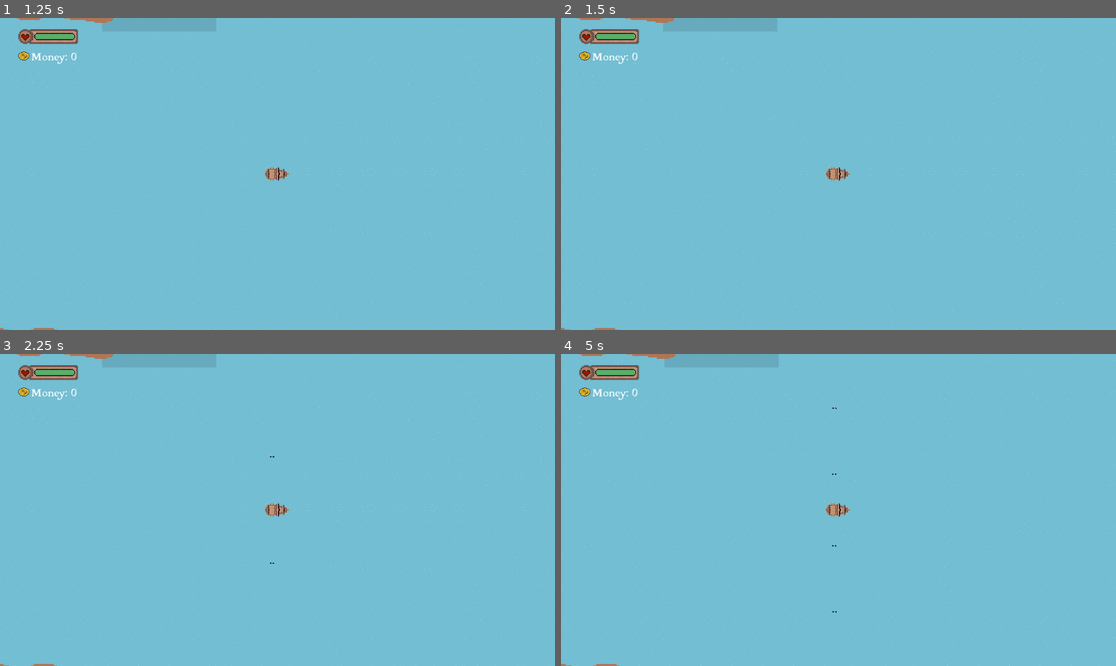
Above: before the commit, frames 1-4 (two rows, left to right).
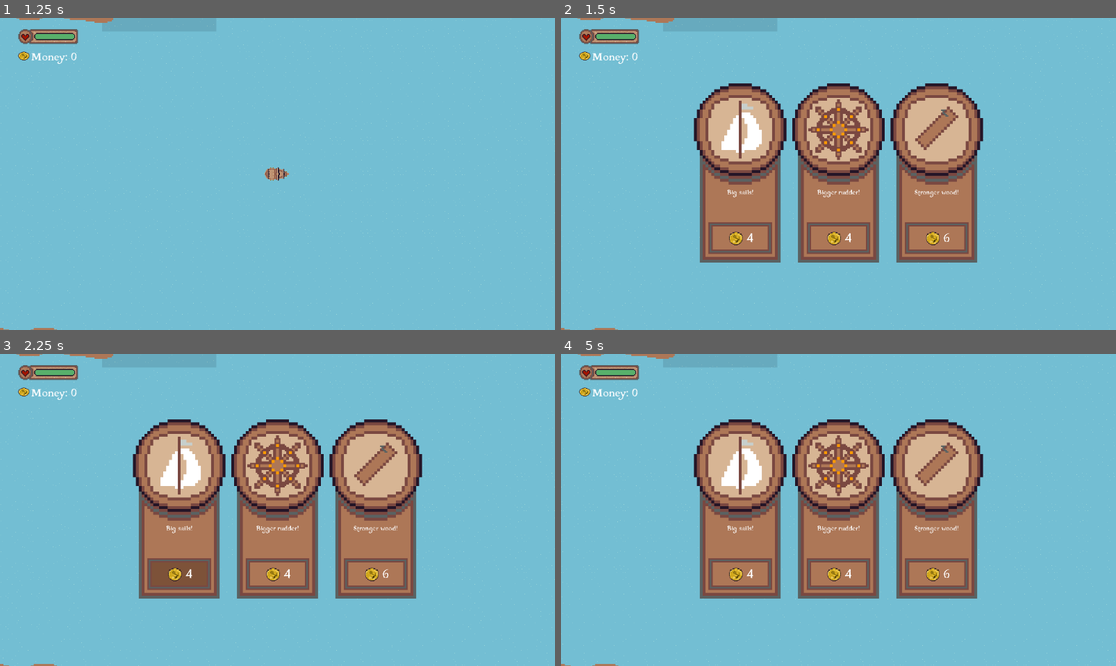
Above: after the commit, the same moments.

Repository: NotAhDog/Pirasea
Game: Godot game, scene res://Scenes/Menu.tscn
Same seed, same stepped clock (60 frames per second), same inputs: the game is played once before the commit and once after it.
Inputs (mouse positions are in pixels of both pictures, inside the frame that each line leads up to):
- Up to frame 1 (1.25 s): click "PLAY" at 0.5 s
- Up to frame 2 (1.5 s): tap Enter at 1.25 s; hold D (right) from 1.28 s (still down); hold E (shop) from 1.28 s (still down)
- Up to frame 3 (2.25 s): release D (right) at 2 s; release E (shop) at 2 s; click (177, 575) at 2.02 s
- Up to frame 4 (5 s): click (838, 575) at 2.77 s; click (938, 575) at 3.52 s; tap Space at 4.25 s; hold S (backwards) from 4.28 s (still down); tap W (foward) at 4.35 s; tap E (shop) at 4.52, 4.55, 4.82 s

Frame 1 is identical in both runs. In frame 2, 25% of the frame differs, in the area x 23-77%, y 20-79%; in frame 3, 25%; in frame 4, 25%, in the area x 0-100%, y 0-100%.

Commit message:
Start of bomber ship
Needs explosion

Diff:
--- /dev/null
+++ b/Pirasea/Scenes/bomber.tscn
@@ -0,0 +1,43 @@
+[gd_scene load_steps=3 format=3 uid="uid://2rgts6dp4gbv"]
+
+[ext_resource type="Script" path="res://Scripts/enemygalleon.gd" id="1_8tmu1"]
+[ext_resource type="Texture2D" uid="uid://dn3xx8nvm6de3" path="res://Art/Sloop Navy.png" id="2_5sgf3"]
+
+[node name="Enemy" type="CharacterBody2D"]
+script = ExtResource("1_8tmu1")
+
+[node name="Sprite2D" type="Sprite2D" parent="."]
+rotation = 1.5708
+scale = Vector2(1.25, 1.25)
+texture = ExtResource("2_5sgf3")
+
+[node name="CollisionPolygon2D" type="CollisionPolygon2D" parent="."]
+position = Vector2(-4, 0)
+scale = Vector2(0.7, 0.7)
+polygon = PackedVector2Array(-19, -23, 3, -23, 3, -21, 11, -21, 33, -12, 47, -3, 47, 3, 32, 12, 11, 21, 3, 21, 3, 23, -19, 23, -30, 17, -35, 9, -35, -9, -32, -15)
+
+[node name="Area2D" type="Area2D" parent="."]
+
+[node name="CollisionPolygon2D" type="CollisionPolygon2D" parent="Area2D"]
+position = Vector2(-4, 0)
+scale = Vector2(0.7, 0.7)
+polygon = PackedVector2Array(-19, -23, 3, -23, 3, -21, 11, -21, 33, -12, 47, -3, 47, 3, 32, 12, 11, 21, 3, 21, 3, 23, -19, 23, -30, 17, -35, 9, -35, -9, -32, -15)
+
+[node name="SpawnTimer" type="Timer" parent="."]
+wait_time = 0.25
+autostart = true
+
+[node name="Nav" type="Timer" parent="."]
+wait_time = 0.1
+autostart = true
+
+[node name="NavigationAgent2D" type="NavigationAgent2D" parent="."]
+target_desired_distance = 1.0
+avoidance_enabled = true
+radius = 20.0
+debug_enabled = true
+
+[connection signal="area_entered" from="Area2D" to="." method="_on_area_2d_area_entered"]
+[connection signal="body_entered" from="Area2D" to="." method="_on_area_2d_body_entered"]
+[connection signal="timeout" from="SpawnTimer" to="." method="_on_timer_timeout"]
+[connection signal="timeout" from="Nav" to="." method="_on_nav_timeout"]
--- a/Pirasea/Scripts/ShopArea.gd
+++ b/Pirasea/Scripts/ShopArea.gd
@@ -1,15 +1,15 @@
 extends Area2D
 
-var player_in_area = false
+var player_in_area = true
 var timeout = false
 
 #player opening/closing the shop
 func _unhandled_key_input(event): #The shop opens and closes multiple times when e is pressed once
-	if timeout == false and event.is_echo() == false:
-		if Input.is_action_just_pressed("shop"):
+	if event.is_action_pressed("shop"):
+		if timeout == false and event.is_echo() == false:
+			timeout = true
 			print(event)
 			print(str(Time.get_ticks_msec()))
-			timeout = true
 			if get_node("/root/Main/Shop").visible == true:
 				_close_shop()
 				print("DAMNIT")
--- a/Pirasea/Scripts/game.gd
+++ b/Pirasea/Scripts/game.gd
@@ -112,3 +112,6 @@
 		$Rammer.wait_time -= 0.5
 	if progressionLevel == 2:
 		$Rammer.start(0)
+	#At this point, Rammers spawn every 5 seconds and Galleons 2 seconds
+	if progressionLevel == 8:
+		pass
--- a/Pirasea/project.godot
+++ b/Pirasea/project.godot
@@ -53,7 +53,8 @@
 }
 shop={
 "deadzone": 0.5,
-"events": [Object(InputEventKey,"resource_local_to_scene":false,"resource_name":"","device":-1,"window_id":0,"alt_pressed":false,"shift_pressed":false,"ctrl_pressed":false,"meta_pressed":false,"pressed":false,"keycode":0,"physical_keycode":69,"key_label":0,"unicode":101,"echo":false,"script":null)
+"events": [Object(InputEventKey,"resource_local_to_scene":false,"resource_name":"","device":-1,"window_id":0,"alt_pressed":false,"shift_pressed":false,"ctrl_pressed":false,"meta_pressed":false,"pressed":false,"keycode":69,"physical_keycode":0,"key_label":0,"unicode":101,"echo":false,"script":null)
+, Object(InputEventKey,"resource_local_to_scene":false,"resource_name":"","device":-1,"window_id":0,"alt_pressed":false,"shift_pressed":false,"ctrl_pressed":false,"meta_pressed":false,"pressed":false,"keycode":0,"physical_keycode":4194325,"key_label":0,"unicode":0,"echo":false,"script":null)
 ]
 }
 
Binary file added: Pirasea/Art/Sloop Navy.png
Not shown, added: Pirasea/Art/Sloop Navy.png.import
